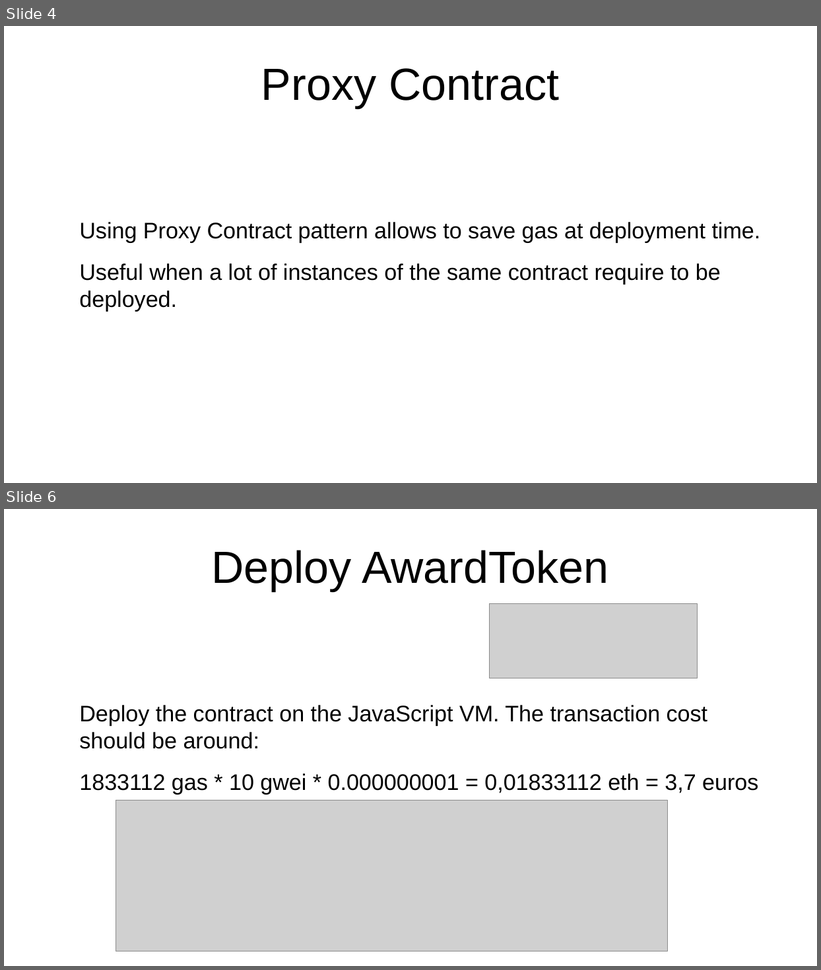
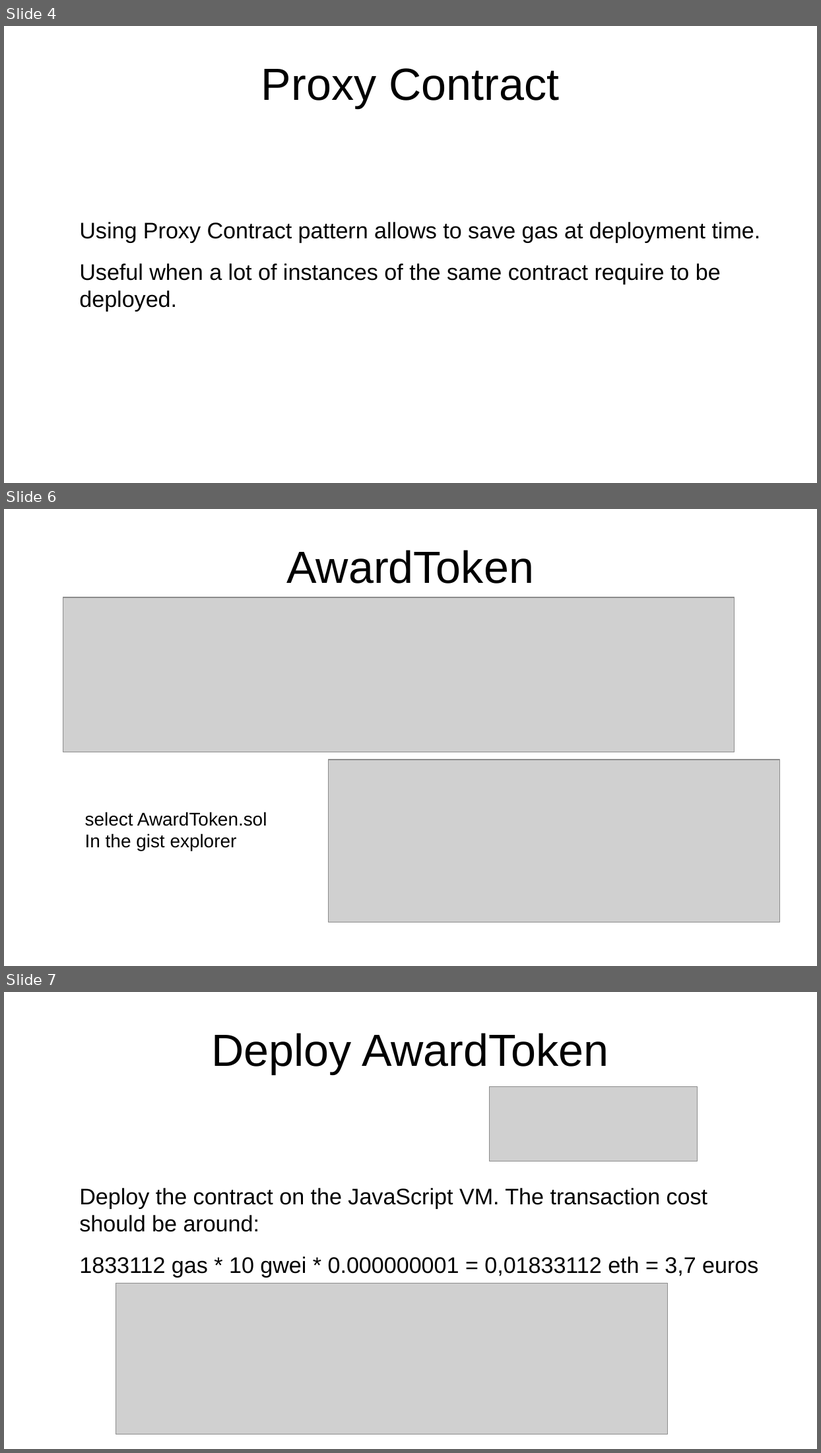
Before and after one commit to ethereum/remix-workshops, a slide deck: runningScript/proxyContract_AwardToken/ProxyContract.odp. Shown one above the other, each under a label of ours: slides 4 and 6 before the commit, slides 4, 6 and 7 after it; the slides between them are not shown. The pictures are 821x970 and 821x1453 pixels, drawn with LibreOffice and Linux fonts; fonts in the diff are those of the drawing; grey boxes stand for pictures. Boxes give left, top, right and bottom in pixels: in the first picture for what was removed or moved away, otherwise in the second. Text is boxed around its words. In the diff, an @@ line names an element or a change of style, - is before the commit and + after.

```diff
--- a/runningScript/proxyContract_AwardToken/ProxyContract.odp
+++ b/runningScript/proxyContract_AwardToken/ProxyContract.odp
@@ slide 6 added at [4,509,817,966], background #FFFFFF @@
@@ title added at [286,550,534,584], 44 pt, text #000000 @@
+AwardToken
@@ picture added at [63,597,735,753] @@
@@ picture added at [329,760,780,923] @@
@@ text added at [85,812,267,852], 18 pt, text #000000 @@
+select AwardToken.sol
+In the gist explorer
@@ what was slide 6 is now slide 7 @@
```
Also in this commit, not shown: 11 slides changed, 5 slides removed, 2 other files.
